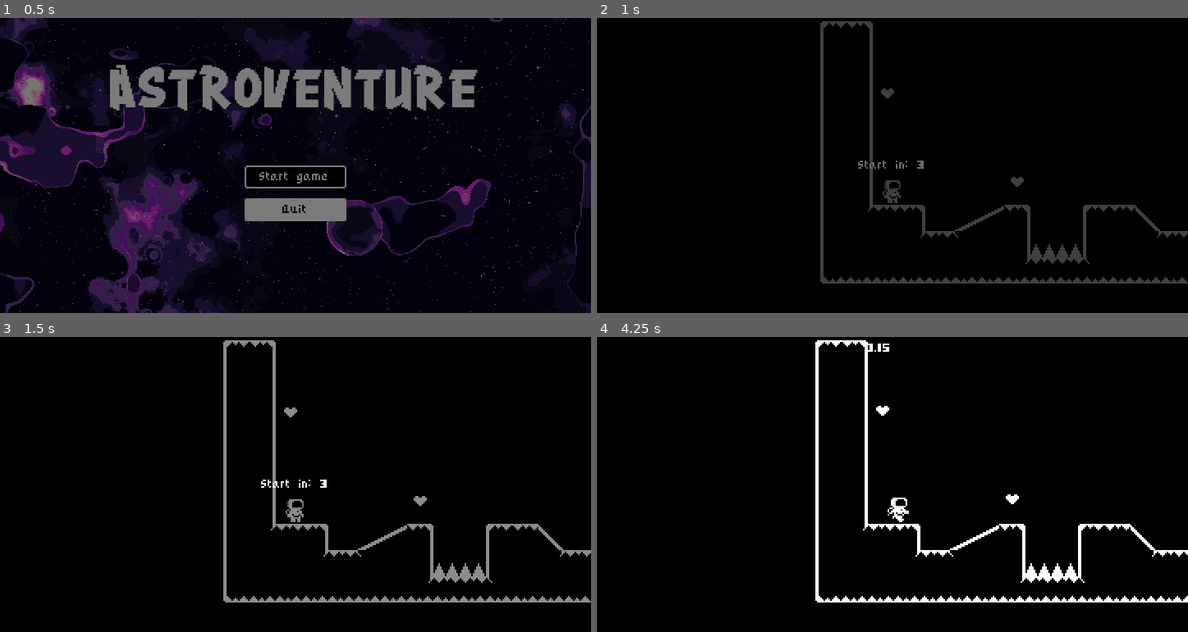
Above: before the commit, frames 1-4 (two rows, left to right).
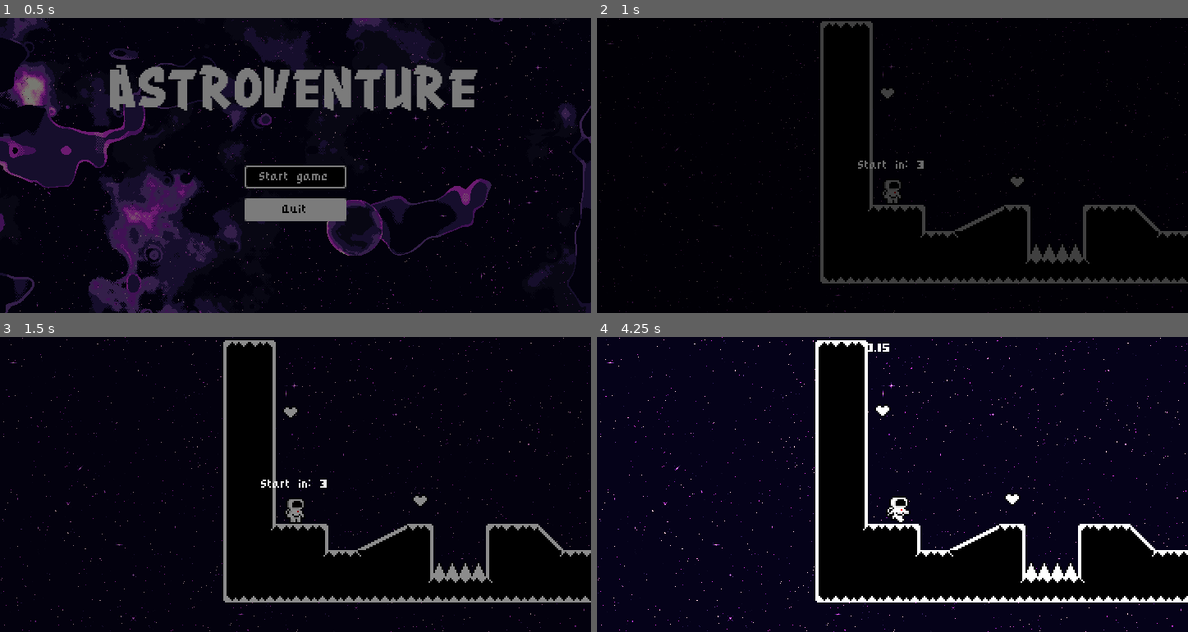
Above: after the commit, the same moments.

Repository: BenjaminZrakic/Astroventure
Game: Godot game, scene res://Scenes/Screens/main_menu.tscn
Same seed, same stepped clock (60 frames per second), same inputs: the game is played once before the commit and once after it.
Inputs:
- Up to frame 1 (0.5 s): no input
- Up to frame 2 (1 s): click "Start game" at 0.5 s
- Up to frame 3 (1.5 s): tap Enter (ui_accept) at 1.25 s; hold Right (ui_right) from 1.28 s (still down)
- Up to frame 4 (4.25 s): tap Enter (ui_accept) at 1.52, 2, 2.27, 3.5, 3.77 s; release Right (ui_right) at 2.78 s; hold Left (ui_left) 2.78-3.53 s; hold Right (ui_right) from 3.53 s (still down)

Frame 1 is identical in both runs. In frame 2, 0.4% of the frame differs, in the area x 0-100%, y 0-100%; in frame 3, 0.5%; in frame 4, 80%.

Commit message:
Dodane zvijezde kao Level Background

Diff:
--- a/Scenes/Level Assets/world.tscn
+++ b/Scenes/Level Assets/world.tscn
@@ -1,10 +1,11 @@
-[gd_scene load_steps=10 format=3 uid="uid://dkkor7cqf3sc2"]
+[gd_scene load_steps=11 format=3 uid="uid://dkkor7cqf3sc2"]
 
 [ext_resource type="Script" path="res://Scenes/Level Assets/world.gd" id="1_mrn2n"]
 [ext_resource type="PackedScene" uid="uid://bmj1urynsj1ph" path="res://Scenes/Player/character.tscn" id="2_iwlls"]
 [ext_resource type="PackedScene" uid="uid://dv1p5jxki2fse" path="res://Scenes/Level Assets/LevelTileMap.tscn" id="4_h2cwe"]
 [ext_resource type="PackedScene" uid="uid://3mgi3xpbrlny" path="res://Scenes/Level Assets/hazard_area.tscn" id="5_rl5ou"]
 [ext_resource type="PackedScene" uid="uid://cv1202d8pg8ct" path="res://Scenes/UI/level_completed.tscn" id="5_sx1wa"]
+[ext_resource type="Texture2D" uid="uid://g4ru2fj1ykx7" path="res://Assets/Stars.png" id="6_g2tsm"]
 
 [sub_resource type="Animation" id="Animation_8ywv5"]
 length = 0.001
@@ -136,5 +137,14 @@
 position = Vector2(458.5, 0)
 shape = SubResource("RectangleShape2D_cyip4")
 
+[node name="CanvasLayer2" type="CanvasLayer" parent="."]
+layer = -3
+
+[node name="Background" type="TextureRect" parent="CanvasLayer2"]
+offset_right = 360.0
+offset_bottom = 180.0
+texture = ExtResource("6_g2tsm")
+expand_mode = 5
+
 [connection signal="next_level" from="CanvasLayer/LevelCompleted" to="." method="go_to_next_level"]
 [connection signal="retry" from="CanvasLayer/LevelCompleted" to="." method="_on_level_completed_retry"]
Binary file added: Assets/Space Background (14).png
Not shown, added: Assets/Space Background (14).png.import
Binary file added: Assets/Stars 2.png
Not shown, added: Assets/Stars 2.png.import
Binary file added: Assets/Stars.png
Not shown, added: Assets/Stars.png.import
